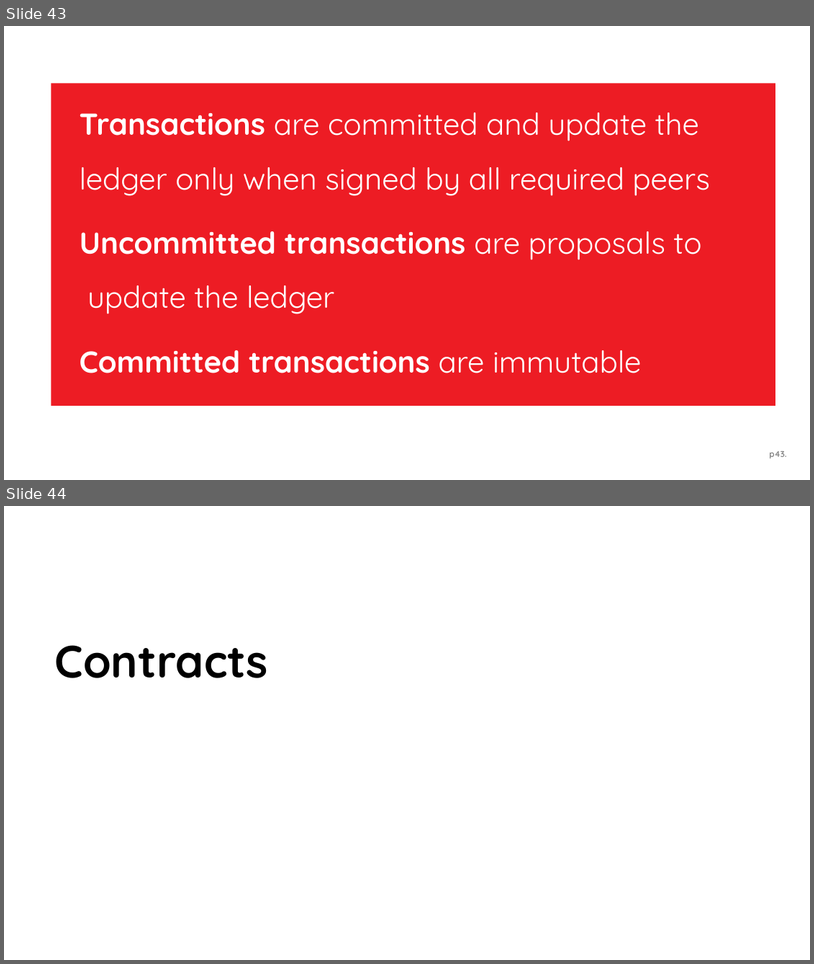
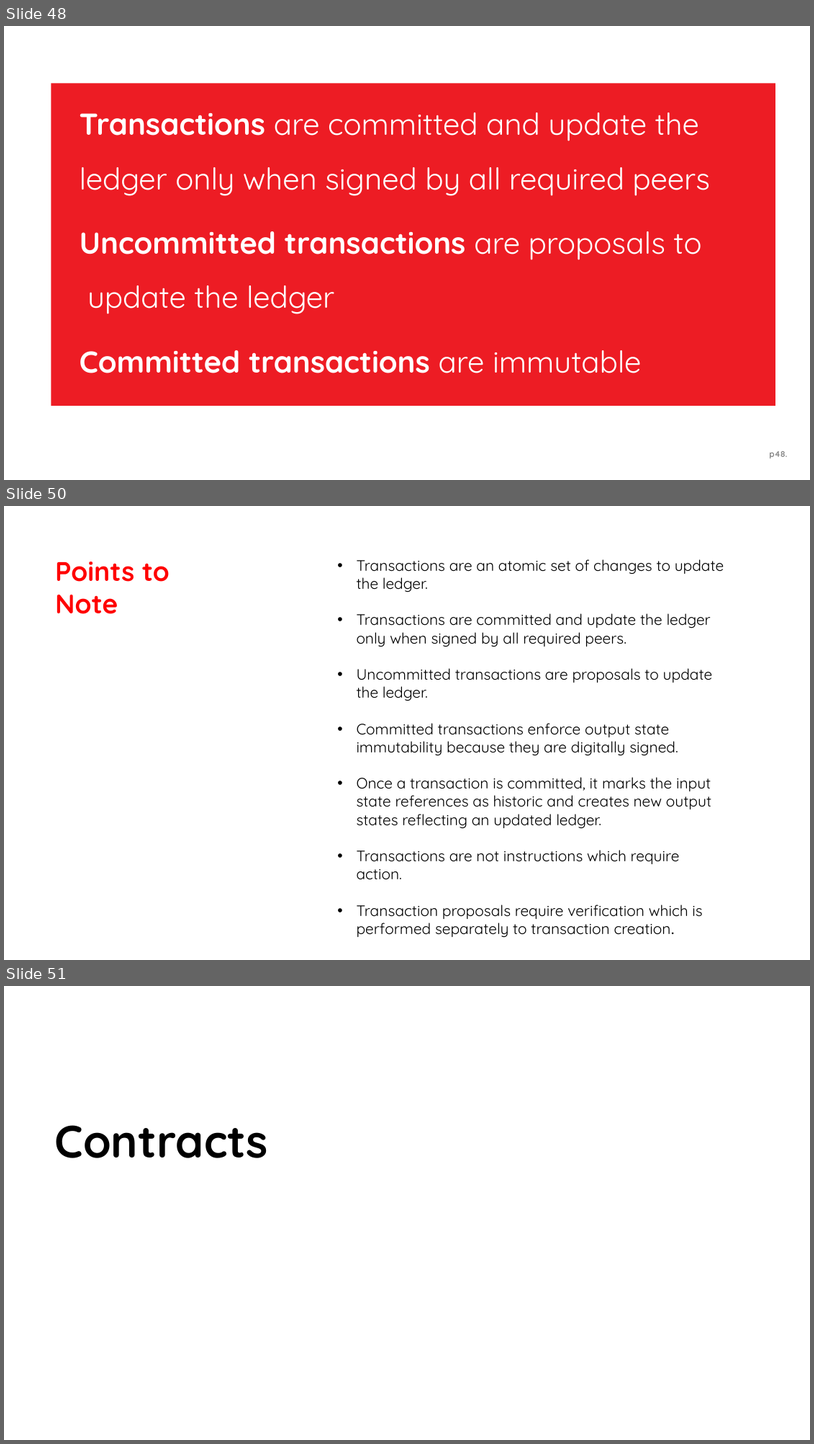
Before and after one commit to thinkgandhi/bg, a slide deck: Corda.pptx. Shown one above the other, each under a label of ours: slides 43 and 44 before the commit, slides 48, 50 and 51 after it; the slides between them are not shown. The pictures are 814x964 and 814x1444 pixels, drawn with LibreOffice and Linux fonts; fonts in the diff are those of the drawing. Boxes give left, top, right and bottom in pixels: in the first picture for what was removed or moved away, otherwise in the second. Text is boxed around its words. In the diff, an @@ line names an element or a change of style, - is before the commit and + after.

```diff
--- a/Corda.pptx
+++ b/Corda.pptx
@@ slide 50 added at <box>4,506,810,960</box>, background #FFFFFF @@
@@ text added at <box>55,561,170,614</box>, 32 pt, text #FF0000, bold @@
+Points to Note
@@ text added at <box>357,559,725,937</box>, 18 pt, text #000000 @@
+• Transactions are an atomic set of changes to update the ledger.
+• Transactions are committed and update the ledger only when signed by all required peers.
+• Uncommitted transactions are proposals to update the ledger.
+• Committed transactions enforce output state immutability because they are digitally signed.
+• Once a transaction is committed, it marks the input state references as historic and creates new output states reflecting an updated ledger.
+• Transactions are not instructions which require action.
+• Transaction proposals require verification which is performed separately to transaction creation.
@@ what was slide 43 is now slide 48 @@
@@ what was slide 44 is now slide 51 @@
```
Also in this commit, not shown: 20 slides changed, 6 other slides added.
